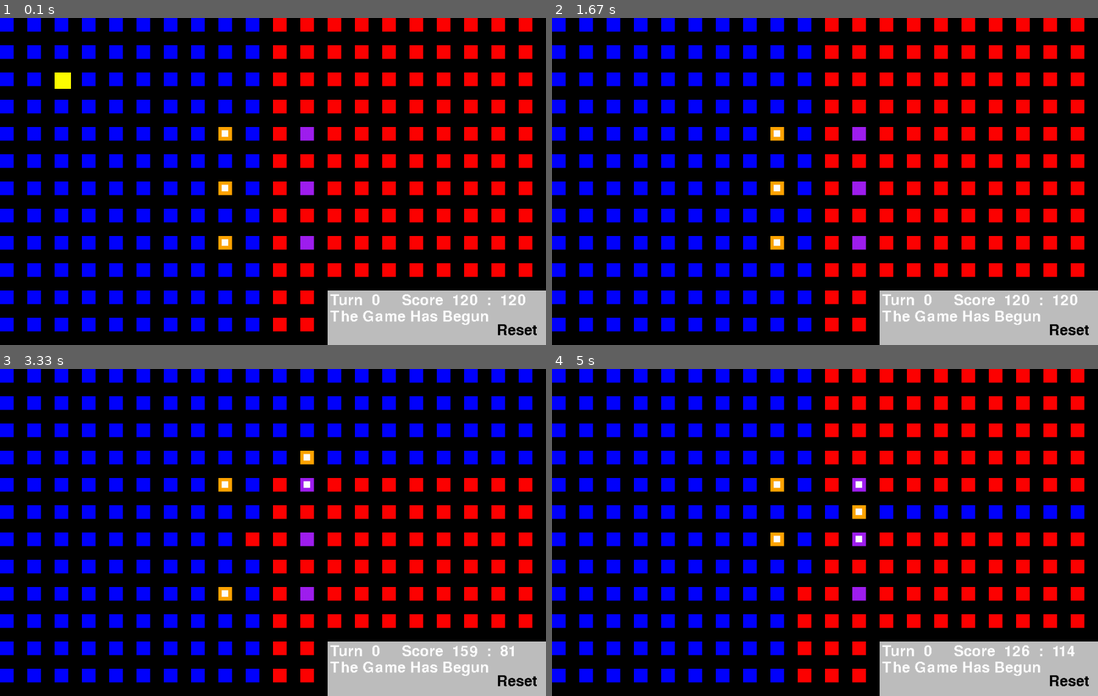
Above: before the commit, frames 1-4 (two rows, left to right).
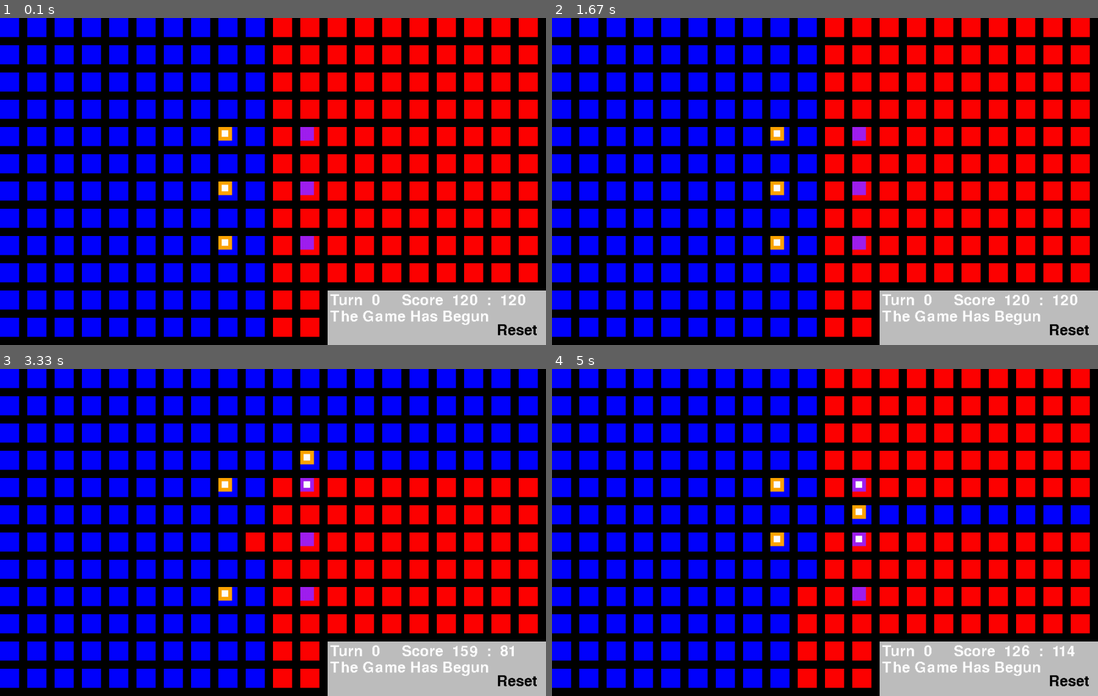
Above: after the commit, the same moments.

Repository: LWhite200/pygames
Game: pygame game, started from Final War/Final War.py
Two runs of this game, one before a commit and one after it. Both use one fixed random seed, a clock stepped at 60 frames per second and the inputs below.
Inputs (mouse positions are in pixels of both pictures, inside the frame that each line leads up to):
- Up to frame 1 (0.1 s): no input
- Up to frame 2 (1.67 s): press the mouse at (775, 243) at 0.37 s; move the mouse to (759, 161) at 0.47 s; release the mouse at (743, 80) at 0.6 s; tap Enter at 0.67 s; press the mouse at (721, 161) at 1.03 s; move the mouse to (814, 148) at 1.13 s; release the mouse at (912, 135) at 1.27 s; press the mouse at (1070, 325) at 1.37 s; move the mouse to (939, 312) at 1.47 s; release the mouse at (814, 299) at 1.6 s
- Up to frame 3 (3.33 s): press the mouse at (223, 539) at 1.7 s; move the mouse to (262, 529) at 1.8 s; release the mouse at (294, 519) at 1.93 s; press the mouse at (223, 594) at 2.03 s; move the mouse to (349, 503) at 2.13 s; release the mouse at (480, 411) at 2.27 s; right-click (218, 561) at 2.38 s; press the mouse at (518, 676) at 2.7 s; move the mouse to (420, 610) at 2.8 s; release the mouse at (327, 545) at 2.93 s; press the mouse at (223, 539) at 3.03 s; move the mouse to (267, 509) at 3.13 s; release the mouse at (311, 480) at 3.27 s
- Up to frame 4 (5 s): press the mouse at (1070, 676) at 3.37 s; move the mouse to (857, 594) at 3.47 s; release the mouse at (644, 509) at 3.6 s; press the mouse at (775, 594) at 3.7 s; move the mouse to (890, 558) at 3.8 s; release the mouse at (999, 525) at 3.93 s; press the mouse at (775, 483) at 4.03 s; move the mouse to (885, 539) at 4.13 s; release the mouse at (988, 591) at 4.27 s; click "Reset" at 4.38 s; press the mouse at (775, 594) at 4.7 s; move the mouse to (819, 558) at 4.8 s; release the mouse at (868, 525) at 4.93 s

The runs differ from the first frame. In frame 1, 25% of the frame differs, in the area x 0-99%, y 0-98%; in frame 2, 25%; in frame 3, 25%; in frame 4, 25%.

Commit message:
Add files via upload

Diff:
--- a/Final War/Final War.py
+++ b/Final War/Final War.py
@@ -53,11 +53,11 @@
         self.y = y
         self.team = team
         self.HP = 100
-        self.surface = pygame.Surface((30, 30))
+        self.surface = pygame.Surface((25, 25))
         self.surface.fill('Yellow')
         self.rect = self.surface.get_rect(topleft=(self.x, self.y))
 
-fenceObjs.append(Fences(100, 100, True))
+
 
 PlayerObjs = []
 class playObj:
@@ -145,7 +145,7 @@
                 if isinstance(adjObj, playObj):
                     global toDisplayText
                     toDisplayText = str(f"Enemy at ({self.x},{self.y}) attacking player at ({adjObj.x},{adjObj.y})")
-                    adjObj.curHP -= wrdDiv
+                    adjObj.curHP -= 1
 
                     if adjObj.curHP <= 0:
                         PlayerObjs.remove(adjObj)
@@ -179,7 +179,7 @@
 
     for fence in fenceObjs:
         fX = fence.rect.x // wrdDiv
-        fY = fence.rect.x // wrdDiv
+        fY = fence.rect.y // wrdDiv
         wObj[fX][fY] = fence
 
     for player in PlayerObjs:
@@ -221,13 +221,14 @@
 # ------------------------------------------------------------------------------------------------------------
 
 sideMenu = [False, None]
+buttonMoveUp = False
 
 def displayBoard():
     # World Grid display
     for i in range(0, hth):
         for j in range(0, wth):
             color = "Red" if world[i][j] == 0 else "Blue" if world[i][j] == 1 else "White" if world[i][j] == 2 else "Magenta"
-            pygame.draw.rect(screen, color, pygame.Rect(i * wrdDiv, j * wrdDiv, 25, 25))
+            pygame.draw.rect(screen, color, pygame.Rect(i * wrdDiv, j * wrdDiv, 35, 35))
 
     for fence in fenceObjs:
         pygame.draw.rect(screen, "Yellow", fence.rect)
@@ -289,6 +290,8 @@
 
 
     idx = 0
+    moveUp = False
+    global buttonMoveUp
     for button in buttonObjs:
         if not button.onForever:
             if sideMenu[0]:
@@ -296,9 +299,17 @@
                 button.rect.y = sideMenu[1].rect.y + (idx * 35) + 10
                 button.isOn = True
                 idx += 1
-                # Draw the button background
+
+
+                if button.rect.y >= height:
+                    moveUp = True
+
+                if buttonMoveUp:
+                    button.rect.y -= 100
+
+
+
                 pygame.draw.rect(screen, "Grey", button.rect)
-                    # Draw the button text
                 score_surf = font.render(button.name, False, (0, 0, 0))
                 screen.blit(score_surf, (button.rect.x + 10, button.rect.y + 10))
         else:
@@ -307,10 +318,10 @@
             # Draw the button text
             score_surf = font.render(button.name, False, (0, 0, 0))
             screen.blit(score_surf, (button.rect.x + 10, button.rect.y + 10))
-
-
-
-
+    if moveUp:
+        buttonMoveUp = True
+    else:
+        buttonMoveUp = False
 
 def closeSideMenu():
     sideMenu[0], sideMenu[1] = False, None
@@ -347,123 +358,165 @@
 
 
 playerAttacking = None
+buildMode = False
 
 while True:
-    for event in pygame.event.get():
-        if event.type == pygame.QUIT:
-            pygame.quit()
-        if event.type == pygame.KEYDOWN:
-            sideMenu[0], sideMenu[1] = False, None
-            for enemy in EnemyObjs:
-                enemy.moveRandom()
-                enemy.attackPlayer()
-                enemy.canBeAttacked = False
-
-            for player in PlayerObjs:
-                player.hasMoved = False
-                player.doneAttack = False
-                player.isAttacking = False
-                player.inRange = False  # Reset the range flag
-
-            playerAttacking = None
-            curTurn += 1
-            updateBoard()
-
-        if event.type == pygame.MOUSEBUTTONDOWN:
-
-            if event.button == 1:
-                if playerAttacking:
-                    for enemy in EnemyObjs:
-                        if enemy.rect.collidepoint(event.pos) and playerAttacking:
-                            if abs(playerAttacking.x - enemy.x) <= wrdDiv and abs(playerAttacking.y - enemy.y) <= wrdDiv:
-                                toDisplayText = "Enemy Was Attacked"
-                                enemy.curHP -= playerAttacking.power
-                                playerAttacking.doneAttack = True
-                                playerAttacking.hasMoved = True
-                                playerAttacking.isAttacking = False
-                                playerAttacking = None
-
-                                if enemy.curHP <= 0:
-                                    EnemyObjs.remove(enemy)
-                                    updateBoard()
-                                    break
+
+    # Fence Placement [Very Weird but no other way works]
+    if buildMode:
+        dir = [(wrdDiv, 0), (-wrdDiv, 0), (0, wrdDiv), (0, -wrdDiv)]
+        newDir = []
+        px, py = playerAttacking.rect.x, playerAttacking.rect.y
+
+        for dx, dy in dir:
+            newX, newY = (px + dx) // wrdDiv, (py + dy) // wrdDiv
+            if newX in range(0, hth) and newY in range(0, wth) and not wObj[newX][newY]:
+                newDir.append((newX, newY))
+                world[newX][newY] = 3
+
+        mouse_x, mouse_y = pygame.mouse.get_pos()
+        grid_x = (mouse_x // wrdDiv) * wrdDiv
+        grid_y = (mouse_y // wrdDiv) * wrdDiv
+
+        for event in pygame.event.get():
+            if event.type == pygame.KEYDOWN:
+                playerAttacking = None
+                buildMode = False
+                closeSideMenu()
+                updateBoard()
+            if event.type == pygame.QUIT:
+                pygame.quit()
+            if event.type == pygame.MOUSEBUTTONDOWN:
+                if event.button == 1:
+
+                    if wObj[grid_x // wrdDiv][grid_y // wrdDiv] is None and (grid_x // wrdDiv, grid_y // wrdDiv) in newDir:
+                        new_fence = Fences(grid_x, grid_y, True)
+                        fenceObjs.append(new_fence)
+                        wObj[grid_x // wrdDiv][grid_y // wrdDiv] = new_fence
+                        world[grid_x // wrdDiv][grid_y // wrdDiv] = 2
+                        playerAttacking.hasMoved, playerAttacking.doneAttack = True, True
+                    buildMode = False
+                    playerAttacking = None
+                    closeSideMenu()
+                    updateBoard()
+
+
+    if not buildMode:
+        for event in pygame.event.get():
+            if event.type == pygame.QUIT:
+                pygame.quit()
+            if event.type == pygame.KEYDOWN:
+                sideMenu[0], sideMenu[1] = False, None
+                for enemy in EnemyObjs:
+                    enemy.moveRandom()
+                    enemy.attackPlayer()
+                    enemy.canBeAttacked = False
+
+                for player in PlayerObjs:
+                    player.hasMoved = False
+                    player.doneAttack = False
+                    player.isAttacking = False
+                    player.inRange = False  # Reset the range flag
+
+                playerAttacking = None
+                curTurn += 1
+                updateBoard()
+
+            if event.type == pygame.MOUSEBUTTONDOWN:
+
+                if event.button == 1:
+                    if playerAttacking:
+                        for enemy in EnemyObjs:
+                            if enemy.rect.collidepoint(event.pos) and playerAttacking:
+                                if abs(playerAttacking.x - enemy.x) <= wrdDiv and abs(playerAttacking.y - enemy.y) <= wrdDiv:
+                                    toDisplayText = "Enemy Was Attacked"
+                                    enemy.curHP -= playerAttacking.power
+                                    playerAttacking.doneAttack = True
+                                    playerAttacking.hasMoved = True
+                                    playerAttacking.isAttacking = False
+                                    playerAttacking = None
+
+                                    if enemy.curHP <= 0:
+                                        EnemyObjs.remove(enemy)
+                                        updateBoard()
+                                        break
+                                break
+                    for button in buttonObjs:
+                        if button.rect.collidepoint(event.pos) and button.isOn:
+                            if button.name == "Attack":
+                                if sideMenu[1].inRange:
+                                    toDisplayText = "Attack clicked!"
+                                    playerAttacking = sideMenu[1]
+                                    playerAttacking.isAttacking = True
+                                else:
+                                    toDisplayText = "Not In Range"
+                            elif button.name == "Build":
+                                toDisplayText = "Build clicked!"
+                                playerAttacking = sideMenu[1]
+                                buildMode = True
+                            elif button.name == "Endure":
+                                toDisplayText = "Endure clicked!"
+                            elif button.name == "Split":
+                                toDisplayText = "Split clicked!"
+                            elif button.name == "Reset":
+                                reset()
+                            closeSideMenu()
+                    for player in PlayerObjs:
+                        if player.rect.collidepoint(event.pos) and not player.hasMoved:
+                            dragging_player = player
+                            original_x, original_y = player.x, player.y
+                            drag_offset_x = player.rect.x - event.pos[0]
+                            drag_offset_y = player.rect.y - event.pos[1]
                             break
-                for button in buttonObjs:
-                    if button.rect.collidepoint(event.pos) and button.isOn:
-                        if button.name == "Attack":
-                            if sideMenu[1].inRange:
-                                toDisplayText = "Attack clicked!"
-                                playerAttacking = sideMenu[1]
-                                playerAttacking.isAttacking = True
-                            else:
-                                toDisplayText = "Not In Range"
-                        elif button.name == "Build":
-                            toDisplayText = "Build clicked!"
-                        elif button.name == "Endure":
-                            toDisplayText = "Endure clicked!"
-                        elif button.name == "Split":
-                            toDisplayText = "Split clicked!"
-                        elif button.name == "Reset":
-                            reset()
-                        closeSideMenu()
-                for player in PlayerObjs:
-                    if player.rect.collidepoint(event.pos) and not player.hasMoved:
-                        dragging_player = player
-                        original_x, original_y = player.x, player.y
-                        drag_offset_x = player.rect.x - event.pos[0]
-                        drag_offset_y = player.rect.y - event.pos[1]
-                        break
-                closeSideMenu()
-            elif event.button == 3:
-                for player in PlayerObjs:
-                    if player.rect.collidepoint(event.pos) and not player.doneAttack:
-                        sideMenu[0], sideMenu[1] = True, player
-                    else:
-                        player.isAttacking = False
-
-        if event.type == pygame.MOUSEMOTION:
-            if dragging_player:
-                mouse_x, mouse_y = event.pos
-                new_x = mouse_x + drag_offset_x
-                new_y = mouse_y + drag_offset_y
-                new_x = (new_x // wrdDiv) * wrdDiv
-                new_y = (new_y // wrdDiv) * wrdDiv
-
-                max_dist = dragging_player.moveDistance  # Movement distance limit
-                if abs(new_x - original_x) > max_dist * wrdDiv:
-                    new_x = original_x + max_dist * wrdDiv if new_x > original_x else original_x - max_dist * wrdDiv
-                if abs(new_y - original_y) > max_dist * wrdDiv:
-                    new_y = original_y + max_dist * wrdDiv if new_y > original_y else original_y - max_dist * wrdDiv
-
-                dragging_player.rect.topleft = (new_x, new_y)
-
-                for dx in range(-max_dist, max_dist + 1):
-                    for dy in range(-max_dist, max_dist + 1):
-                        if 0 <= (original_x // wrdDiv + dx) < hth and 0 <= (original_y // wrdDiv + dy) < wth:
-                            if abs(dx) <= max_dist and abs(dy) <= max_dist:
-                                if (dx == 0 and dy == 0):
-                                    world[(original_x // wrdDiv) + dx][(original_y // wrdDiv) + dy] = 2
-                                else:
-                                    world[(original_x // wrdDiv) + dx][(original_y // wrdDiv) + dy] = 3
-        if event.type == pygame.MOUSEBUTTONUP:
-            if event.button == 1 and dragging_player:
+                    closeSideMenu()
+                elif event.button == 3:
+                    for player in PlayerObjs:
+                        if player.rect.collidepoint(event.pos) and not player.doneAttack:
+                            sideMenu[0], sideMenu[1] = True, player
+                        else:
+                            player.isAttacking = False
+
+            if event.type == pygame.MOUSEMOTION:
                 if dragging_player:
-                    new_x = dragging_player.rect.x // wrdDiv
-                    new_y = dragging_player.rect.y // wrdDiv
-                    for i, player in enumerate(PlayerObjs):
-                        if player == dragging_player:
-                            PlayerObjs[i].x = new_x * wrdDiv
-                            PlayerObjs[i].y = new_y * wrdDiv
-                            PlayerObjs[i].hasMoved = True
-                            PlayerObjs[i].isAttacking = False
-                            PlayerObjs[i].inRange = False
-                            break
-                updateBoard()
-                dragging_player = None
+                    mouse_x, mouse_y = event.pos
+                    new_x = mouse_x + drag_offset_x
+                    new_y = mouse_y + drag_offset_y
+                    new_x = (new_x // wrdDiv) * wrdDiv
+                    new_y = (new_y // wrdDiv) * wrdDiv
+
+                    max_dist = dragging_player.moveDistance  # Movement distance limit
+                    if abs(new_x - original_x) > max_dist * wrdDiv:
+                        new_x = original_x + max_dist * wrdDiv if new_x > original_x else original_x - max_dist * wrdDiv
+                    if abs(new_y - original_y) > max_dist * wrdDiv:
+                        new_y = original_y + max_dist * wrdDiv if new_y > original_y else original_y - max_dist * wrdDiv
+
+                    dragging_player.rect.topleft = (new_x, new_y)
+
+                    for dx in range(-max_dist, max_dist + 1):
+                        for dy in range(-max_dist, max_dist + 1):
+                            if 0 <= (original_x // wrdDiv + dx) < hth and 0 <= (original_y // wrdDiv + dy) < wth:
+                                if abs(dx) <= max_dist and abs(dy) <= max_dist:
+                                    if (dx == 0 and dy == 0):
+                                        world[(original_x // wrdDiv) + dx][(original_y // wrdDiv) + dy] = 2
+                                    else:
+                                        world[(original_x // wrdDiv) + dx][(original_y // wrdDiv) + dy] = 3
+            if event.type == pygame.MOUSEBUTTONUP:
+                if event.button == 1 and dragging_player:
+                    if dragging_player:
+                        new_x = dragging_player.rect.x // wrdDiv
+                        new_y = dragging_player.rect.y // wrdDiv
+                        for i, player in enumerate(PlayerObjs):
+                            if player == dragging_player:
+                                PlayerObjs[i].x = new_x * wrdDiv
+                                PlayerObjs[i].y = new_y * wrdDiv
+                                PlayerObjs[i].hasMoved = True
+                                PlayerObjs[i].isAttacking = False
+                                PlayerObjs[i].inRange = False
+                                break
+                    updateBoard()
+                    dragging_player = None
 
     screen.blit(background, background_rect)
-
     displayBoard()
-
     pygame.display.update()
     clock.tick(60)
